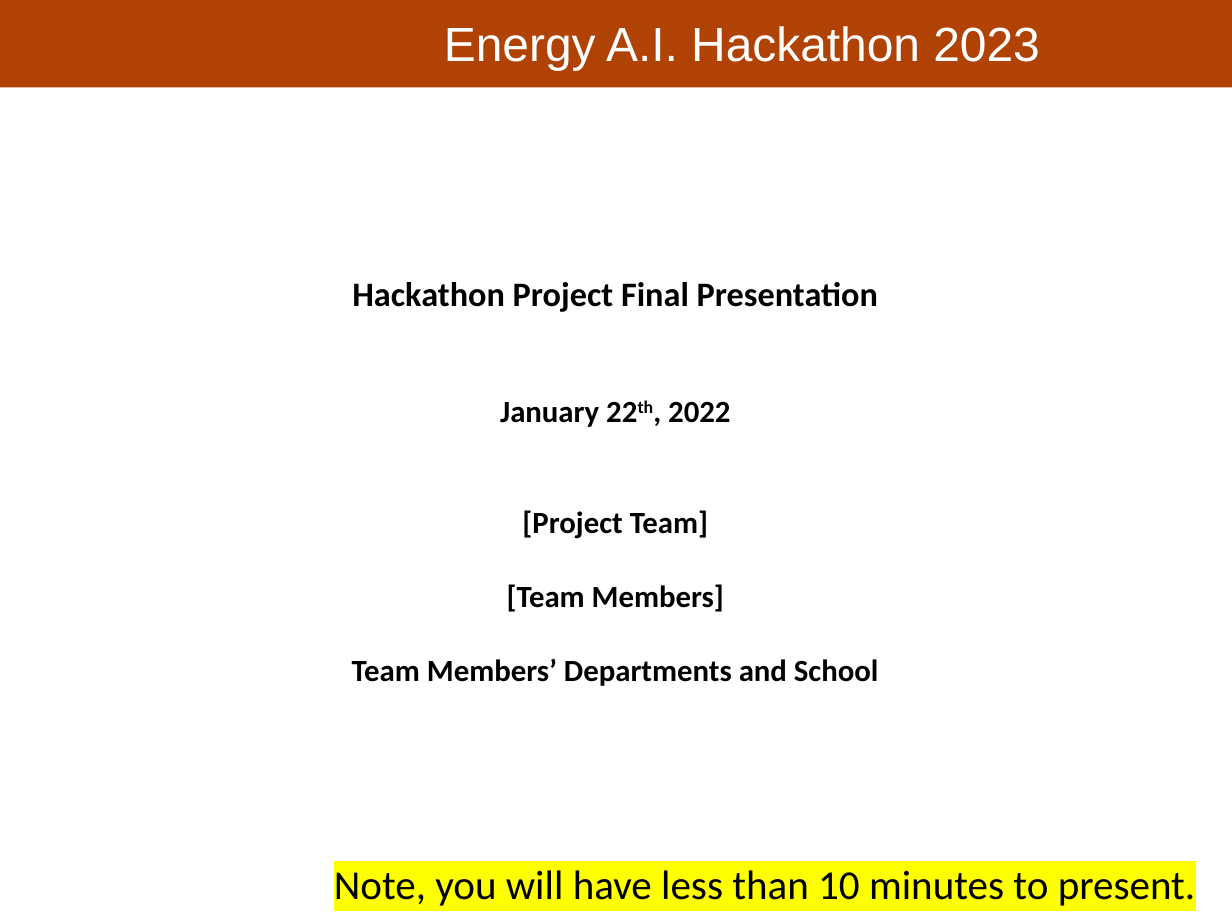
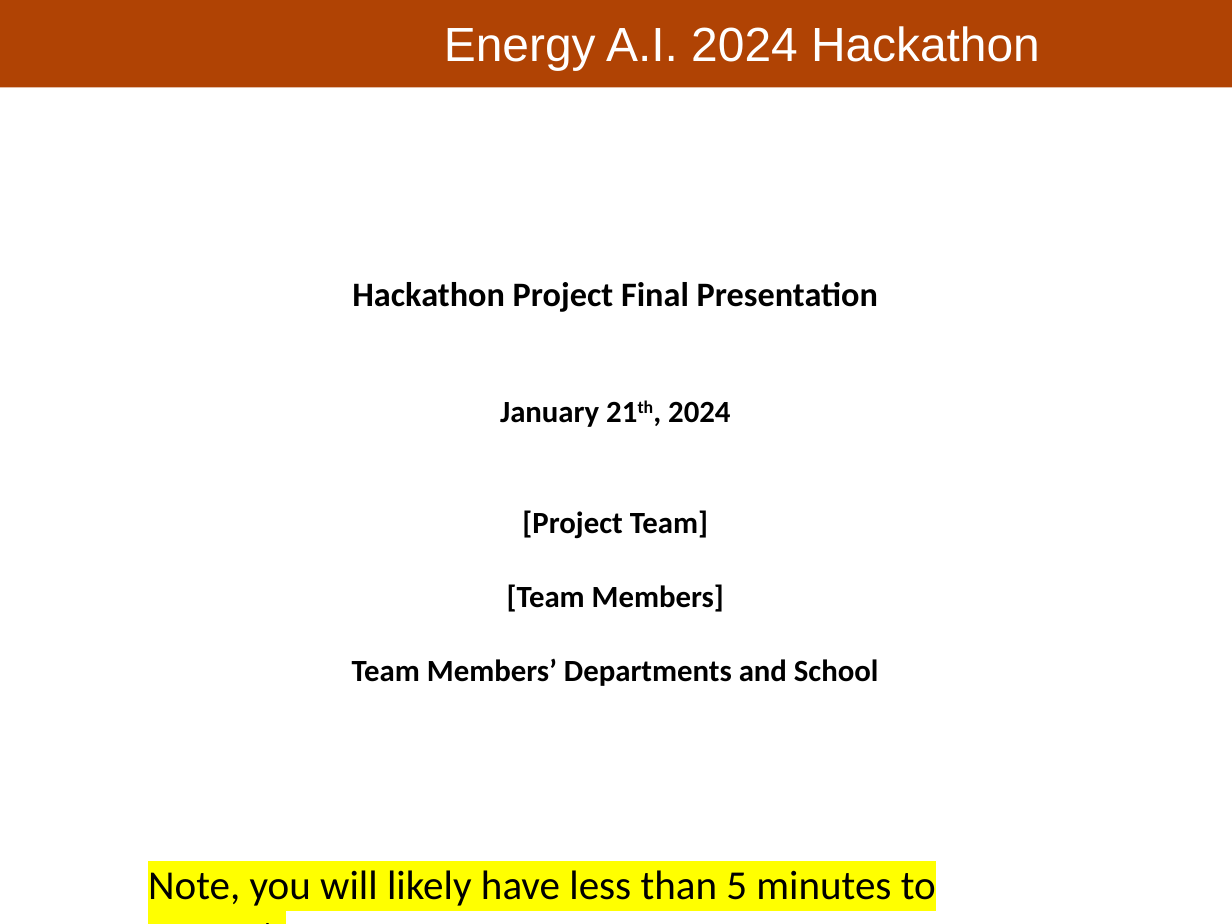
Before and after one commit to PGEHackathon/resources, a slide deck: slide 1 of Hackathon_PresentationTemplate.pptx. Drawn at 1232x924 pixels with LibreOffice and Linux fonts; fonts in the diff are those of the drawing; background and template pictures are left out. Boxes give left, top, right and bottom in pixels: in the first picture for what was removed or moved away, otherwise in the second. Text is boxed around its words. In the diff, an @@ line names an element or a change of style, - is before the commit and + after.

```diff
--- a/Hackathon_PresentationTemplate.pptx
+++ b/Hackathon_PresentationTemplate.pptx
@@ text at bbox=[444, 26, 1040, 70]: text changed @@
-Energy A.I. Hackathon 2023
+Energy A.I. 2024 Hackathon
@@ text at bbox=[500, 401, 730, 427]: text changed @@
-January 22th, 2022
+January 21th, 2024
@@ text at bbox=[148, 870, 936, 906]: text changed @@
-Note, you will have less than 10 minutes to present.
+Note, you will likely have less than 5 minutes to present.
```
Also in this commit, not shown: 5 other slides changed, 1 other file.
